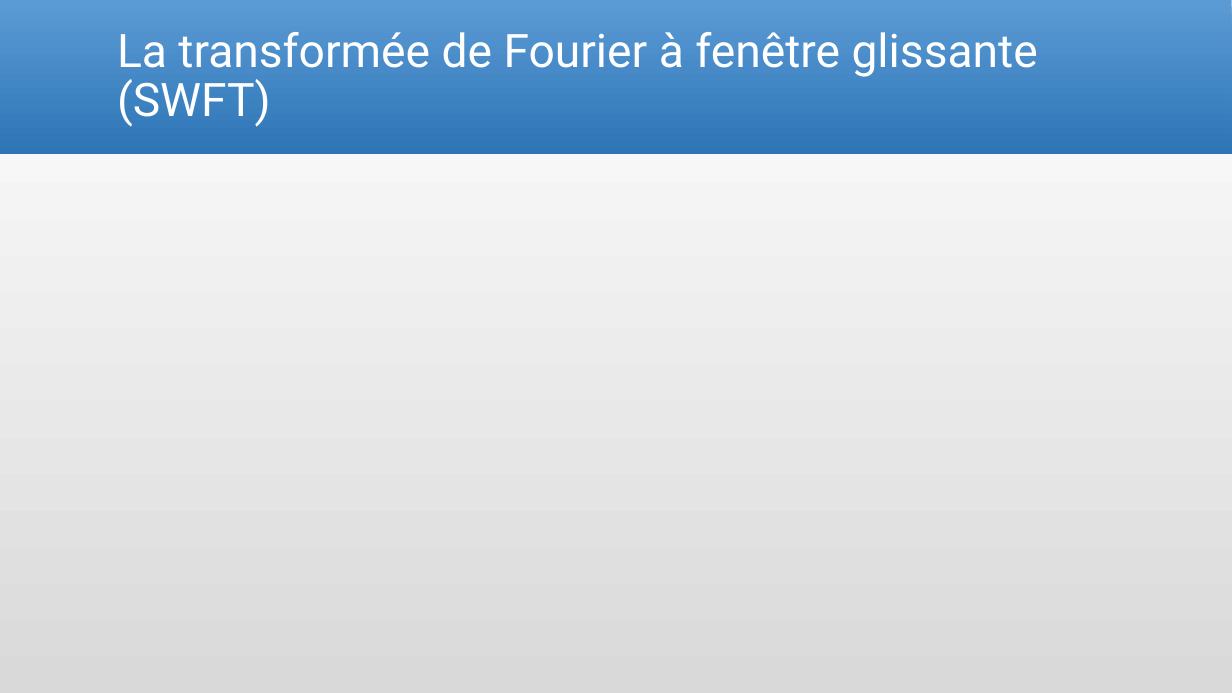
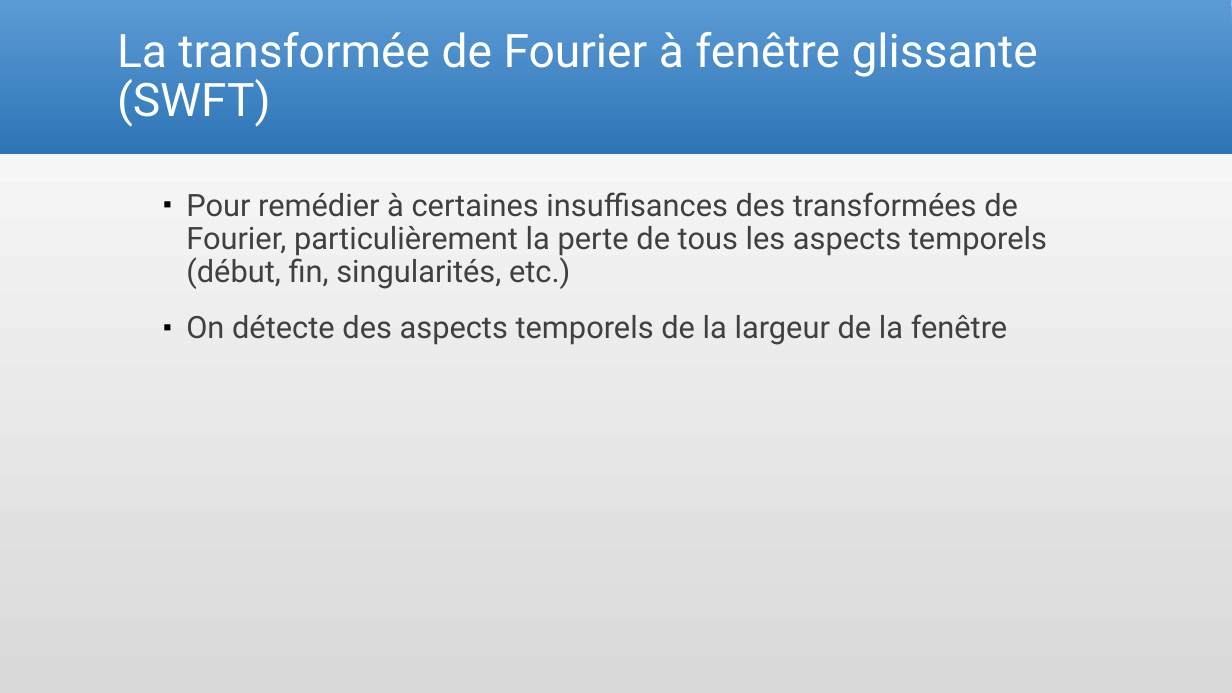
Before and after one commit to Arcyno/analyse_spectrale, a slide deck: slide 11 of Analyse spectrale_etienne.pptx. Drawn at 1232x693 pixels with LibreOffice and Linux fonts; fonts in the diff are those of the drawing. Boxes give left, top, right and bottom in pixels: in the first picture for what was removed or moved away, otherwise in the second. Text is boxed around its words. In the diff, an @@ line names an element or a change of style, - is before the commit and + after.

```diff
--- a/Analyse spectrale_etienne.pptx
+++ b/Analyse spectrale_etienne.pptx
@@ text added at [186,192,1047,345], 24 pt, text #404040 @@
+▪ Pour remédier à certaines insuffisances des transformées de Fourier, particulièrement la perte de tous les aspects temporels (début, fin, singularités, etc.)
+▪ On détecte des aspects temporels de la largeur de la fenêtre
```
Also in this commit, not shown: 1 other slide changed, 1 slide added.
